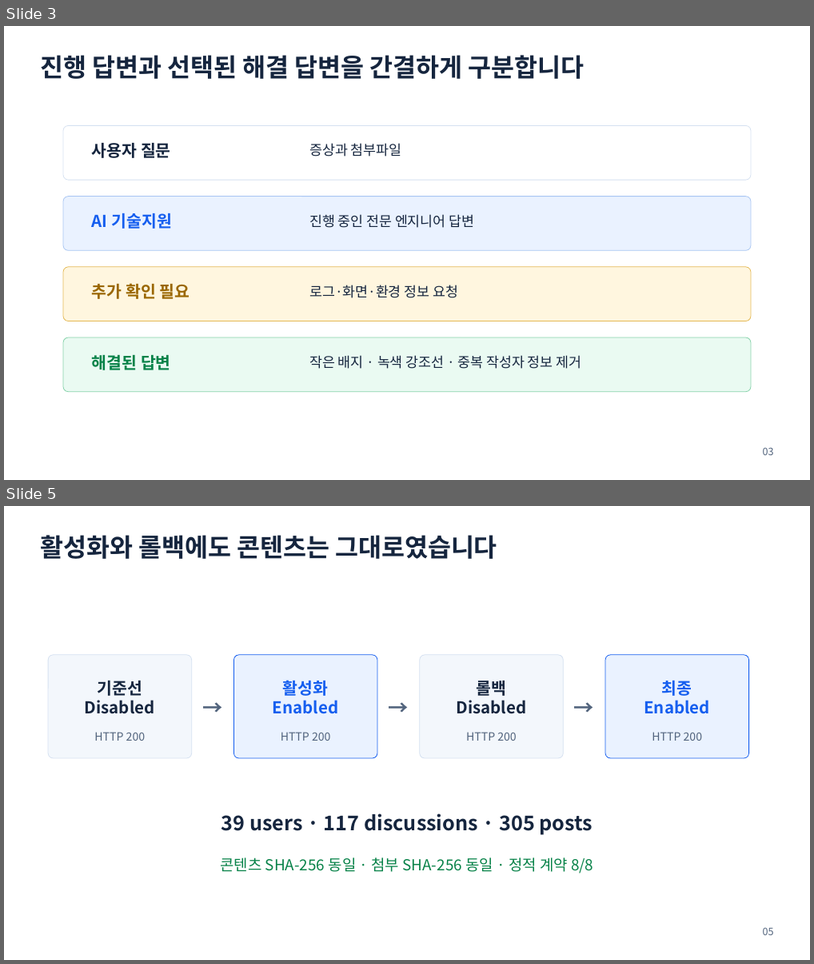
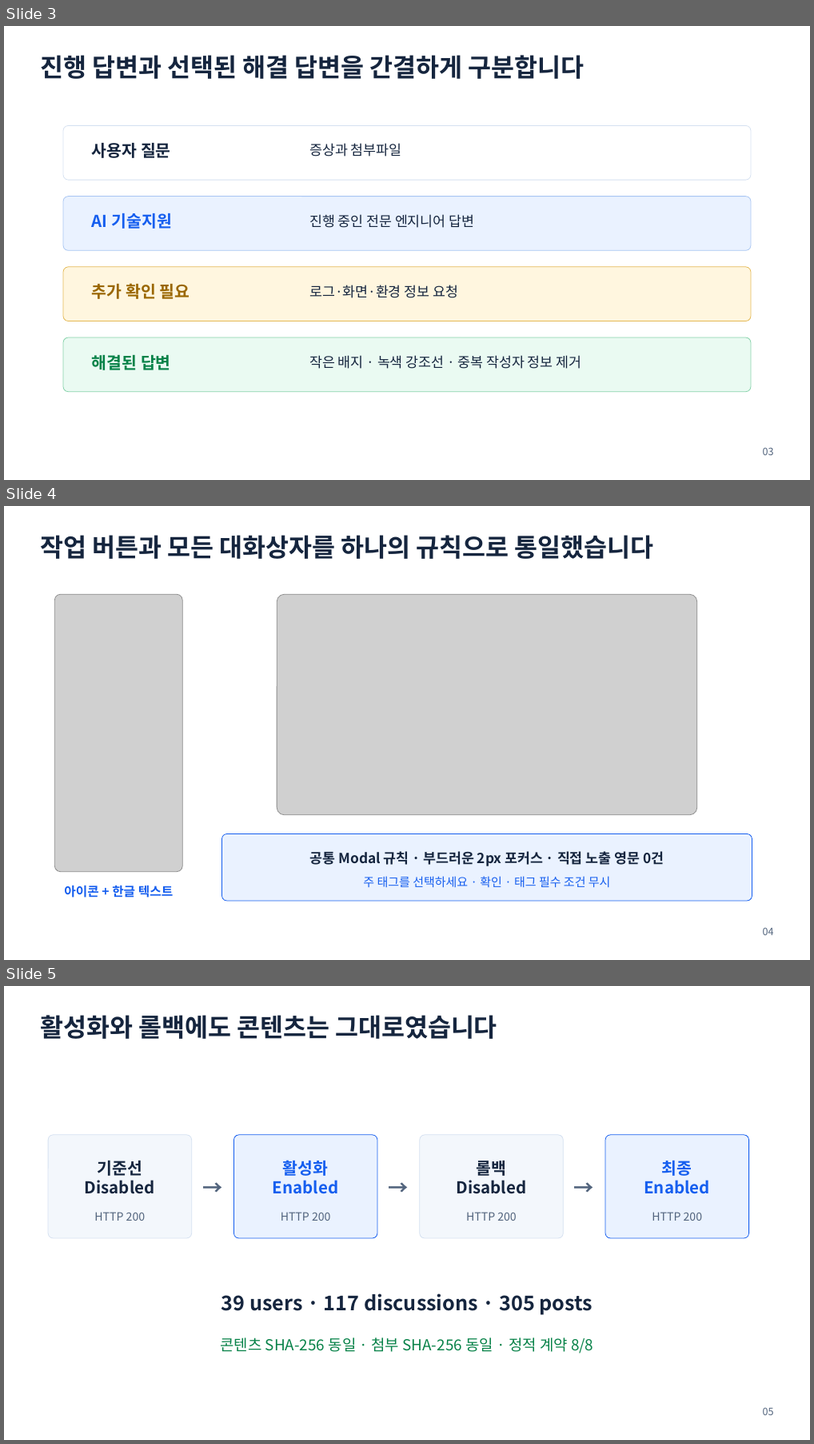
Before and after one commit to ablecloud-team/ablestack-techflow, a slide deck: output/presentation/techflow-community-ui-modernization.pptx. Shown one above the other, each under a label of ours: slides 3 and 5 before the commit, slides 3, 4 and 5 after it; the slides between them are not shown. The pictures are 814x964 and 814x1444 pixels, drawn with LibreOffice and Linux fonts; fonts in the diff are those of the drawing; grey boxes stand for pictures. Boxes give left, top, right and bottom in pixels: in the first picture for what was removed or moved away, otherwise in the second. Text is boxed around its words. In the diff, an @@ line names an element or a change of style, - is before the commit and + after.

Commit message:
Community 작업 버튼과 대화상자 디자인 통일

```diff
--- a/output/presentation/techflow-community-ui-modernization.pptx
+++ b/output/presentation/techflow-community-ui-modernization.pptx
@@ slide 4 added at (4, 506, 810, 960), background #FFFFFF @@
@@ text added at (40, 535, 654, 559), 30 pt, text #15253E, bold @@
+작업 버튼과 모든 대화상자를 하나의 규칙으로 통일했습니다
@@ picture added at (55, 594, 183, 872) @@
@@ picture added at (277, 594, 698, 815) @@
@@ rounded rectangle added at (222, 834, 752, 900), fill #EAF2FF, outline #155EEF 0.75 pt @@
@@ text added at (310, 851, 664, 866), 16.5 pt, text #15253E, bold @@
+공통 Modal 규칙 · 부드러운 2px 포커스 · 직접 노출 영문 0건
@@ text added at (64, 884, 173, 897), 15 pt, text #155EEF, bold @@
+아이콘 + 한글 텍스트
@@ text added at (363, 876, 611, 887), 14.2 pt, text #155EEF @@
+주 태그를 선택하세요 · 확인 · 태그 필수 조건 무시
@@ text added at (763, 927, 774, 935), 12 pt, text #52647D @@
+04
```
Also in this commit, not shown: 1 slide changed, 1 slide removed, 15 other files.
